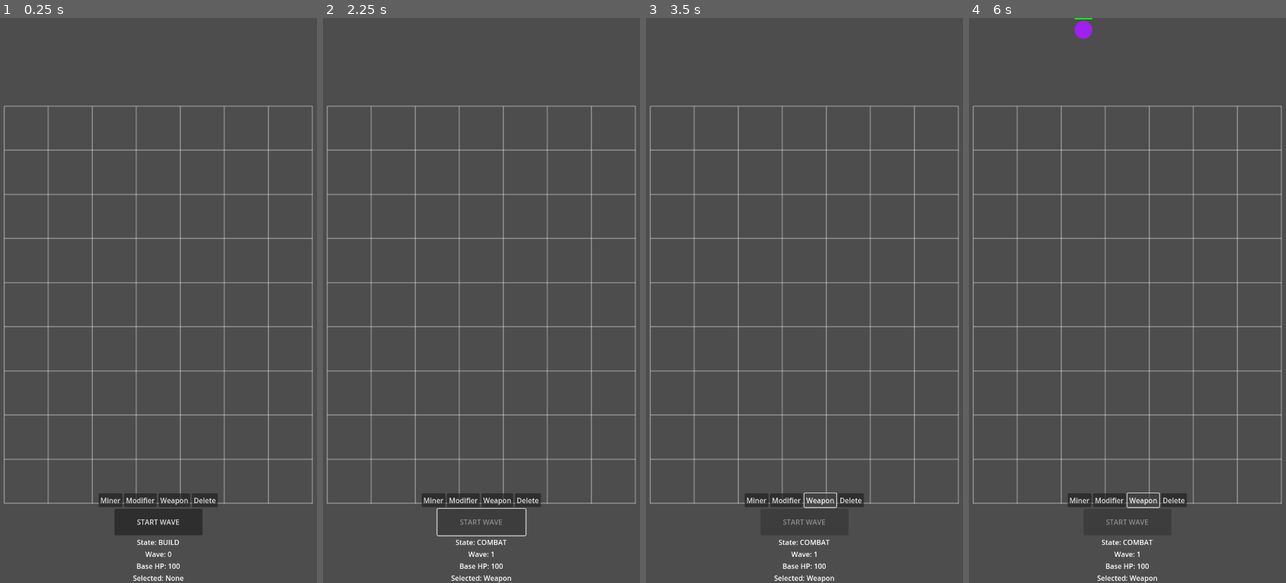
Above: before the commit, frames 1-4 (left to right).
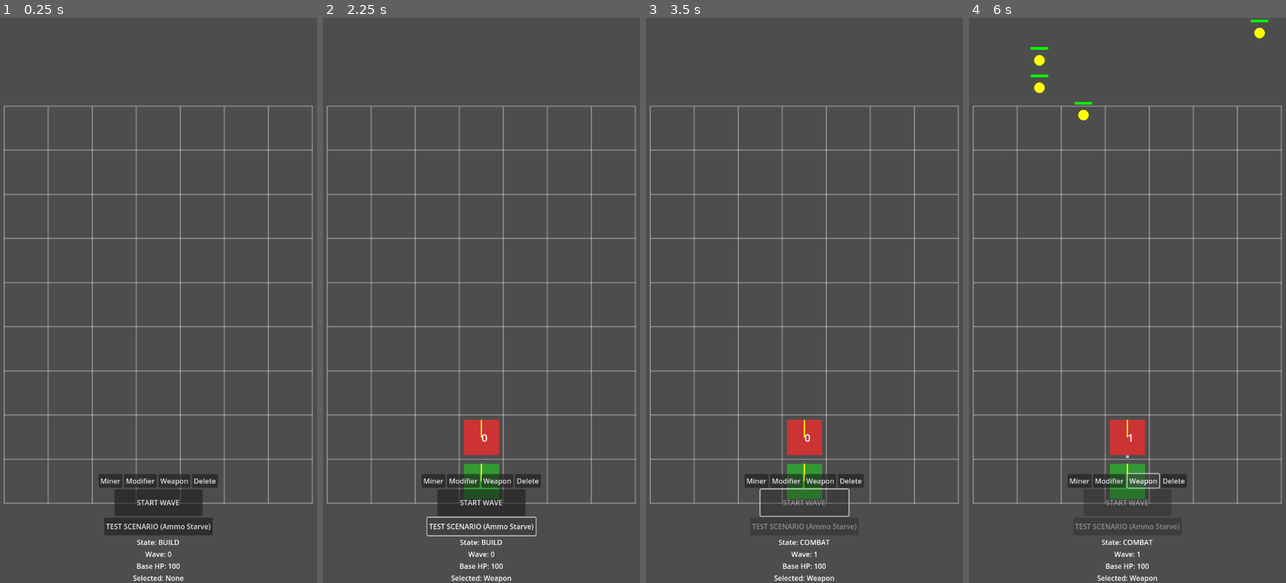
Above: after the commit, the same moments.

Repository: Spacesqueezer/Scrapline
Game: Godot game, scene res://scenes/main.tscn
Same seed, same stepped clock (60 frames per second), same inputs: the game is played once before the commit and once after it.
Inputs (mouse positions are in pixels of both pictures, inside the frame that each line leads up to):
- Up to frame 1 (0.25 s): no input
- Up to frame 2 (2.25 s): click "Miner" at 0.5 s; click "Weapon" at 1.25 s; click (481, 526) at 2 s, where only the run after the commit has a clickable "TEST SCENARIO (Ammo Starve)"
- Up to frame 3 (3.5 s): click (804, 503) at 2.75 s, where only the run after the commit has a clickable "START WAVE"
- Up to frame 4 (6 s): click "Modifier" at 3.5 s; click "Miner" at 4.25 s; click "Modifier" at 5 s; click "Weapon" at 5.75 s

The runs differ from the first frame. In frame 1, 1.9% of the frame differs, in the area x 31-69%, y 80-92%; in frame 2, 3.0%, in the area x 31-69%, y 71-96%; in frame 3, 2.7%; in frame 4, 2.9%.

Commit message:
feat: Add ammo counter and Ammo Starve test scenario
Co-authored-by: Spacesqueezer <86262998+Spacesqueezer@users.noreply.github.com>

Diff:
--- a/project/scenes/build_menu.tscn
+++ b/project/scenes/build_menu.tscn
@@ -34,6 +34,12 @@
 size_flags_horizontal = 4
 text = "START WAVE"
 
+[node name="TestScenarioButton" type="Button" parent="VBoxContainer"]
+custom_minimum_size = Vector2(200, 40)
+layout_mode = 2
+size_flags_horizontal = 4
+text = "TEST SCENARIO (Ammo Starve)"
+
 [node name="StateLabel" type="Label" parent="VBoxContainer"]
 layout_mode = 2
 text = "State: BUILD"
--- a/project/scripts/BuildMenu.gd
+++ b/project/scripts/BuildMenu.gd
@@ -7,9 +7,11 @@
 @onready var wave_label = $VBoxContainer/WaveLabel
 @onready var base_hp_label = $VBoxContainer/BaseHPLabel
 @onready var selected_label = $VBoxContainer/SelectedLabel
+@onready var test_scenario_button = $VBoxContainer/TestScenarioButton
 
 signal on_building_selected(building_type: String)
 signal on_start_wave_pressed()
+signal on_test_scenario_pressed()
 
 func _ready():
 	# Ensure the UI doesn't block grid clicks where it's transparent
@@ -18,6 +20,9 @@
 	$VBoxContainer/HBoxContainer.mouse_filter = Control.MOUSE_FILTER_IGNORE
 
 	start_wave_button.pressed.connect(func(): on_start_wave_pressed.emit())
+
+	if test_scenario_button:
+		test_scenario_button.pressed.connect(func(): on_test_scenario_pressed.emit())
 
 	# Connect build buttons (Mocking UI data for now)
 	var btn_miner = Button.new()
@@ -46,6 +51,8 @@
 func update_state_label(state_name: String):
 	state_label.text = "State: " + state_name
 	start_wave_button.disabled = (state_name != "BUILD")
+	if test_scenario_button:
+		test_scenario_button.disabled = (state_name != "BUILD")
 
 func update_wave_label(wave: int):
 	wave_label.text = "Wave: " + str(wave)
--- a/project/scripts/GameManager.gd
+++ b/project/scripts/GameManager.gd
@@ -28,6 +28,7 @@
 	if build_menu:
 		build_menu.on_start_wave_pressed.connect(_on_ui_start_wave)
 		build_menu.on_building_selected.connect(_on_ui_building_selected)
+		build_menu.on_test_scenario_pressed.connect(_on_ui_test_scenario)
 
 		# Connect to own signals to update UI
 		state_changed.connect(func(state):
@@ -48,6 +49,41 @@
 	if current_state == GameState.BUILD and grid_manager:
 		grid_manager.set_selected_building(b_type)
 
+func _on_ui_test_scenario():
+	if current_state != GameState.BUILD or not grid_manager:
+		return
+
+	# Очищаем сетку
+	grid_manager.clear_grid()
+
+	# Ставим 1 очень медленный Miner (1 патрон в 3 секунды)
+	grid_manager.set_selected_building("Miner")
+	grid_manager.attempt_build(Vector2i(3, 8))
+	var slow_miner = grid_manager.get_module_at(Vector2i(3, 8))
+	if slow_miner and slow_miner is Miner:
+		slow_miner.produce_time = 3.0
+		slow_miner.facing_direction = Vector2i.UP
+
+	# Ставим пушку, которая хочет стрелять 10 раз в секунду
+	grid_manager.set_selected_building("Weapon")
+	grid_manager.attempt_build(Vector2i(3, 7))
+	var fast_weapon = grid_manager.get_module_at(Vector2i(3, 7))
+	if fast_weapon and fast_weapon is WeaponBuilding:
+		var fast_w_data = WeaponData.new()
+		fast_w_data.fire_rate = 10.0
+		fast_w_data.range = 500.0
+		fast_weapon.weapon_data = fast_w_data
+		fast_weapon.facing_direction = Vector2i.UP
+
+	# Заставляем WaveManager спавнить толпу Swarm
+	if wave_manager:
+		wave_manager._force_test_wave = true
+
+	# Снимаем выделение
+	grid_manager.set_selected_building("")
+
+	print("Test scenario setup complete. Slow Miner + Fast Weapon.")
+
 func change_state(new_state: GameState):
 	current_state = new_state
 	state_changed.emit(current_state)
@@ -63,6 +99,8 @@
 			start_wave()
 		GameState.REWARD:
 			print("Phase: REWARD")
+			if wave_manager:
+				wave_manager._force_test_wave = false
 			# For now, auto-skip reward back to build
 			call_deferred("change_state", GameState.BUILD)
 		GameState.GAME_OVER:
--- a/project/scripts/GridManager.gd
+++ b/project/scripts/GridManager.gd
@@ -126,6 +126,11 @@
 		grid.erase(grid_pos)
 		module.queue_free()
 
+func clear_grid():
+	var keys = grid.keys()
+	for key in keys:
+		remove_module(key)
+
 ## Gets the module at a specific position, returns null if empty
 func get_module_at(grid_pos: Vector2i) -> Node2D:
 	if grid.has(grid_pos):
--- a/project/scripts/WaveManager.gd
+++ b/project/scripts/WaveManager.gd
@@ -14,11 +14,18 @@
 func _ready():
 	print("WaveManager initialized.")
 
+var _force_test_wave: bool = false
+
 func start_wave(wave_num: int):
 	is_wave_active = true
-	enemies_to_spawn = 3 + wave_num * 2
+	if _force_test_wave:
+		enemies_to_spawn = 20
+		spawn_interval = 0.5
+	else:
+		enemies_to_spawn = 3 + wave_num * 2
+		spawn_interval = max(0.5, 2.0 - (wave_num * 0.2))
+
 	enemies_alive = enemies_to_spawn
-	spawn_interval = max(0.5, 2.0 - (wave_num * 0.2))
 	spawn_timer = 0.0
 	print("Wave ", wave_num, " started. Enemies to spawn: ", enemies_to_spawn)
 
@@ -56,7 +63,9 @@
 
 	# Randomized enemy type logic (Basic, Swarm, Armored)
 	var e_type = randi() % 10
-	if game_manager and game_manager.current_wave < 2:
+	if _force_test_wave:
+		e_type = 7 # Force Swarm
+	elif game_manager and game_manager.current_wave < 2:
 		e_type = 0 # First waves only basic enemies
 
 	if e_type < 6:
--- a/project/scripts/WeaponBuilding.gd
+++ b/project/scripts/WeaponBuilding.gd
@@ -22,6 +22,7 @@
 
 	super(payload)
 	ammo_queue.append(payload)
+	queue_redraw()
 
 func _process(delta):
 	if not is_combat_active():
@@ -52,3 +53,13 @@
 	can_fire = false
 	timer = 0.0
 	on_fire.emit(payload_to_fire, global_position, target)
+	queue_redraw()
+
+func _draw():
+	super()
+
+	# Отрисовка счетчика патронов
+	var ammo_count = str(ammo_queue.size())
+	# Отрисовываем текст поверх здания (чуть ниже центра)
+	var text_pos = Vector2(0, 10)
+	draw_string(ThemeDB.fallback_font, text_pos, ammo_count, HORIZONTAL_ALIGNMENT_CENTER, -1, 24, Color.WHITE)
